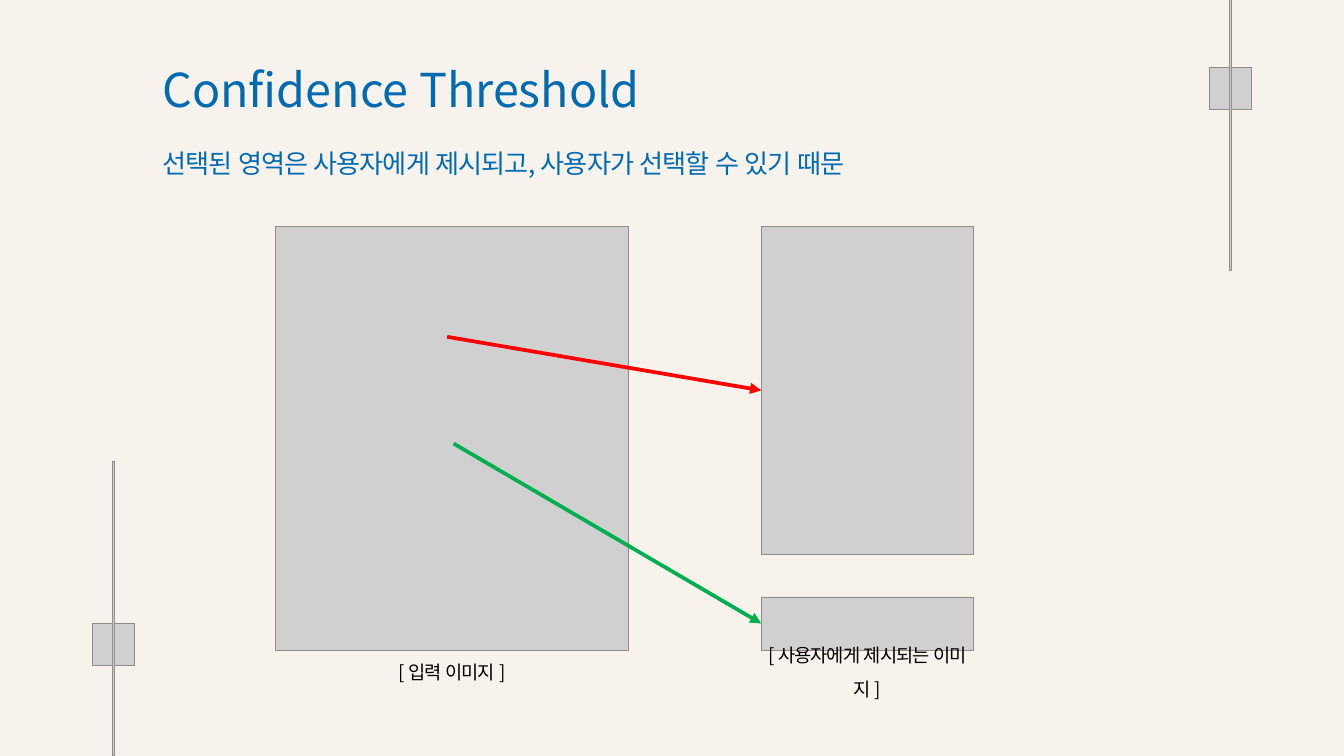
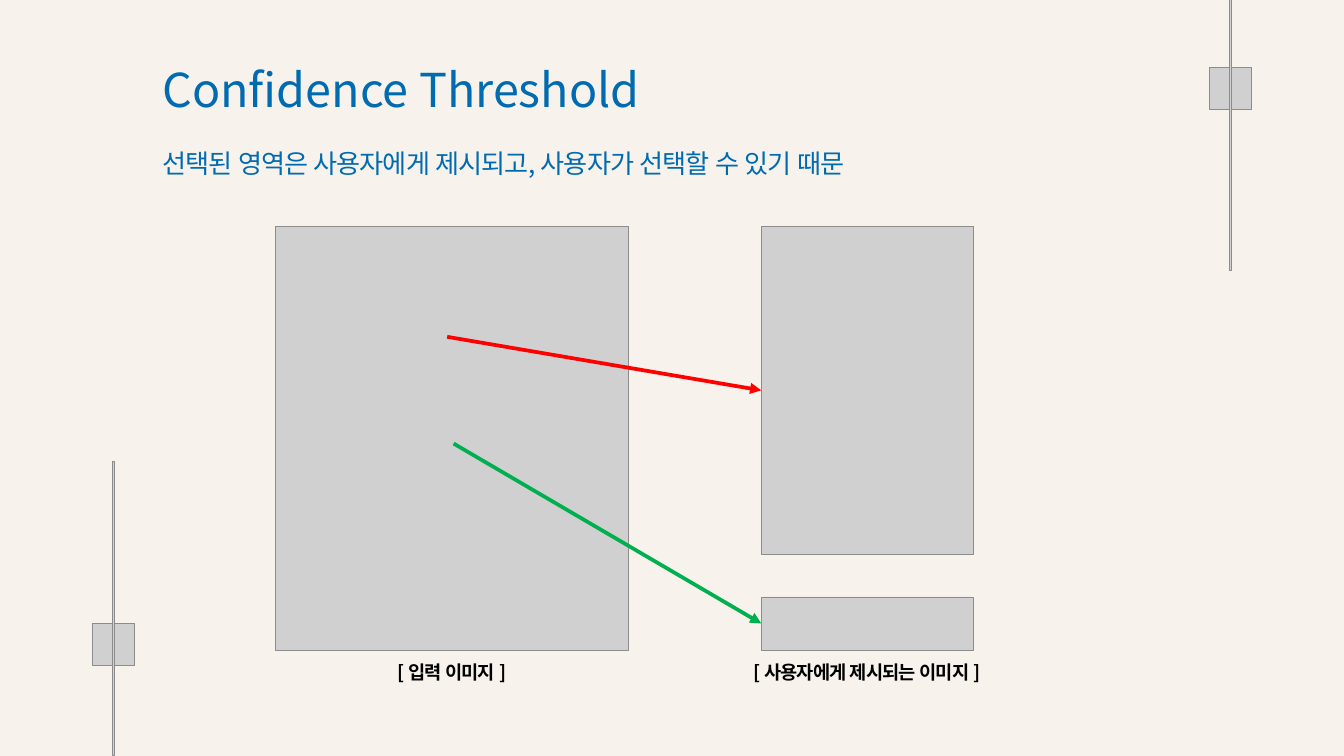
Before and after one commit to Playdata-G-DA35/DA35-final-team2-Item_Classification_RPA, a slide deck: slide 16 of documents/Clothes Detection 모델 결과 보고서.pptx. Drawn at 1344x756 pixels with LibreOffice and Linux fonts; fonts in the diff are those of the drawing; grey boxes stand for pictures; background and template pictures are left out. Boxes give left, top, right and bottom in pixels: in the first picture for what was removed or moved away, otherwise in the second. Text is boxed around its words. In the diff, an @@ line names an element or a change of style, - is before the commit and + after.

```diff
--- a/documents/Clothes Detection 모델 결과 보고서.pptx
+++ b/documents/Clothes Detection 모델 결과 보고서.pptx
@@ text "[ 입력 이미지 ]" at (x1=408, y1=663, x2=495, y2=681): bold on @@
@@ text "[ 사용자에게 제시되는 이미지 ]" at (x1=764, y1=663, x2=969, y2=681): bold on @@
@@ text "[ 사용자에게 제시되는 이미지 ]" moved from (x1=778, y1=646, x2=966, y2=664) to (x1=764, y1=663, x2=969, y2=681) @@
```
Also in this commit, not shown: 5 other slides changed, 2 other files.
